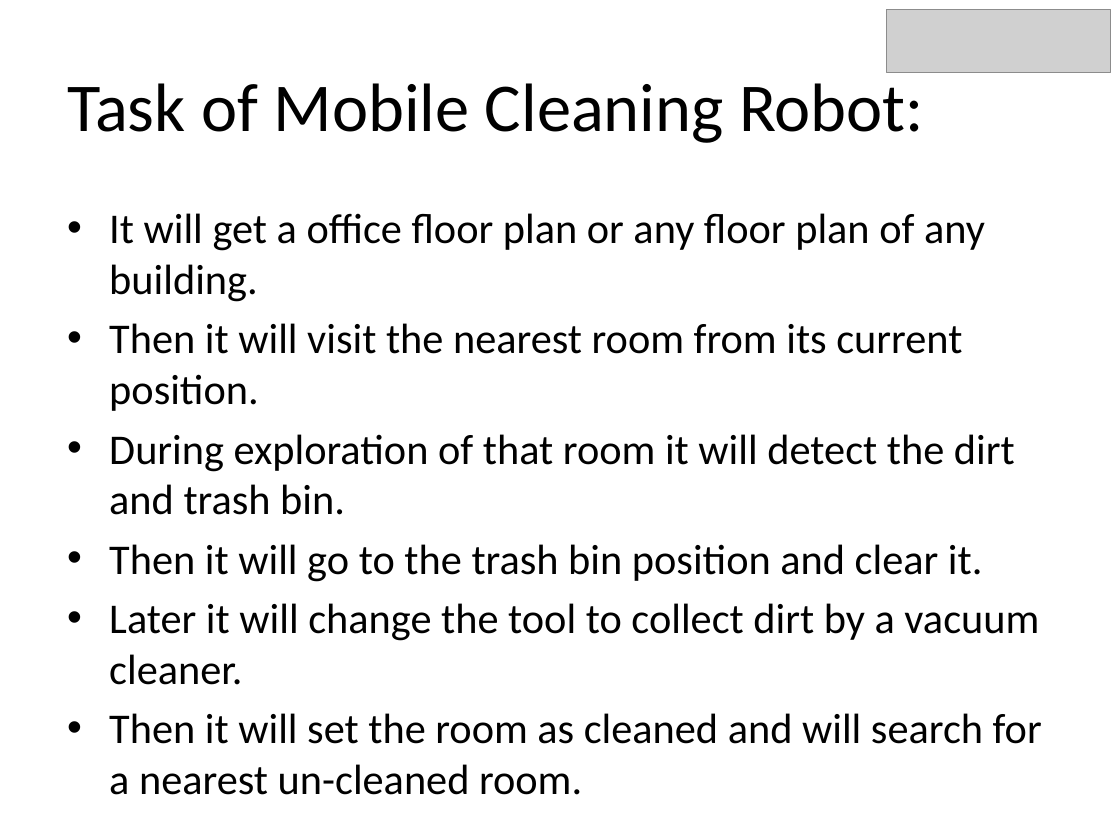
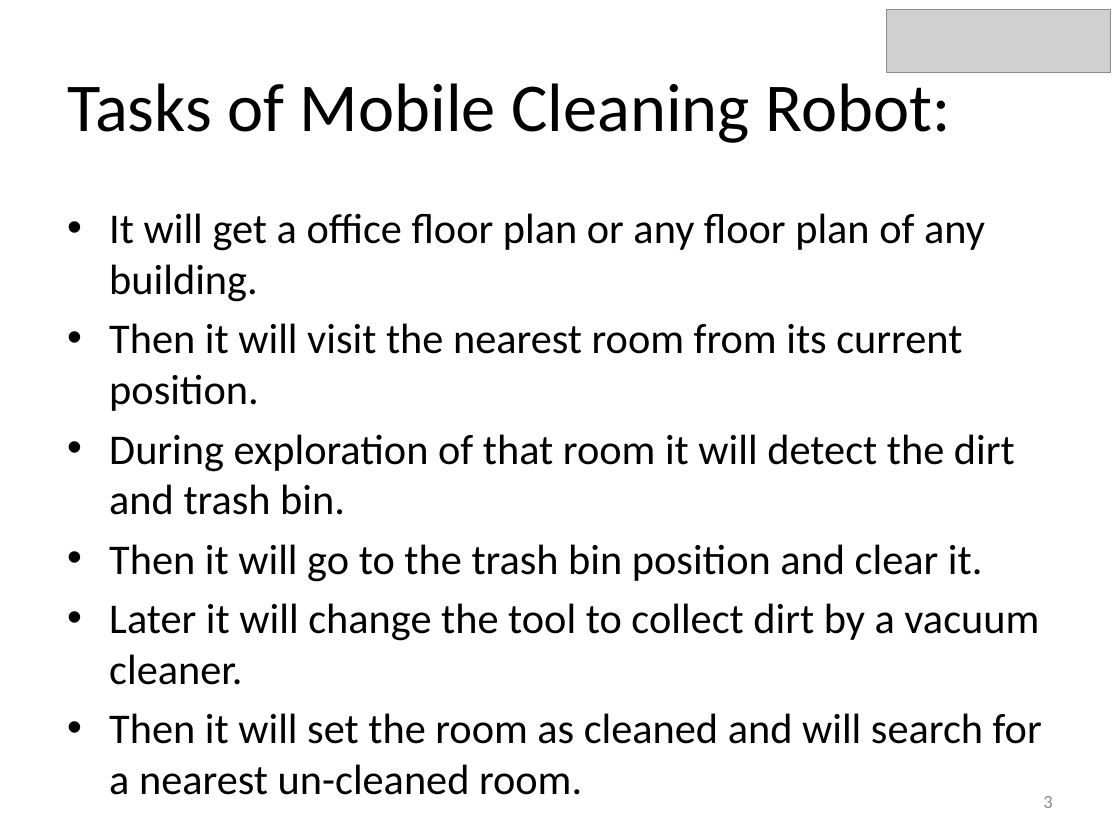
Before and after one commit to Muin/Exploration_Algorithm_results, a slide deck: slide 3 of Presentation/Presentation_Slide.pptx. Drawn at 1120x840 pixels with LibreOffice and Linux fonts; fonts in the diff are those of the drawing; grey boxes stand for pictures. Boxes give left, top, right and bottom in pixels: in the first picture for what was removed or moved away, otherwise in the second. Text is boxed around its words. In the diff, an @@ line names an element or a change of style, - is before the commit and + after.

```diff
--- a/Presentation/Presentation_Slide.pptx
+++ b/Presentation/Presentation_Slide.pptx
@@ title at [67,83,950,143]: text changed @@
-Task of Mobile Cleaning Robot:
+Tasks of Mobile Cleaning Robot:
@@ page number added at [1043,796,1052,808], 12 pt, text #8C8C8C @@
+3
```
Also in this commit, not shown: 11 other slides changed, 10 slides added, 8 slides removed.
